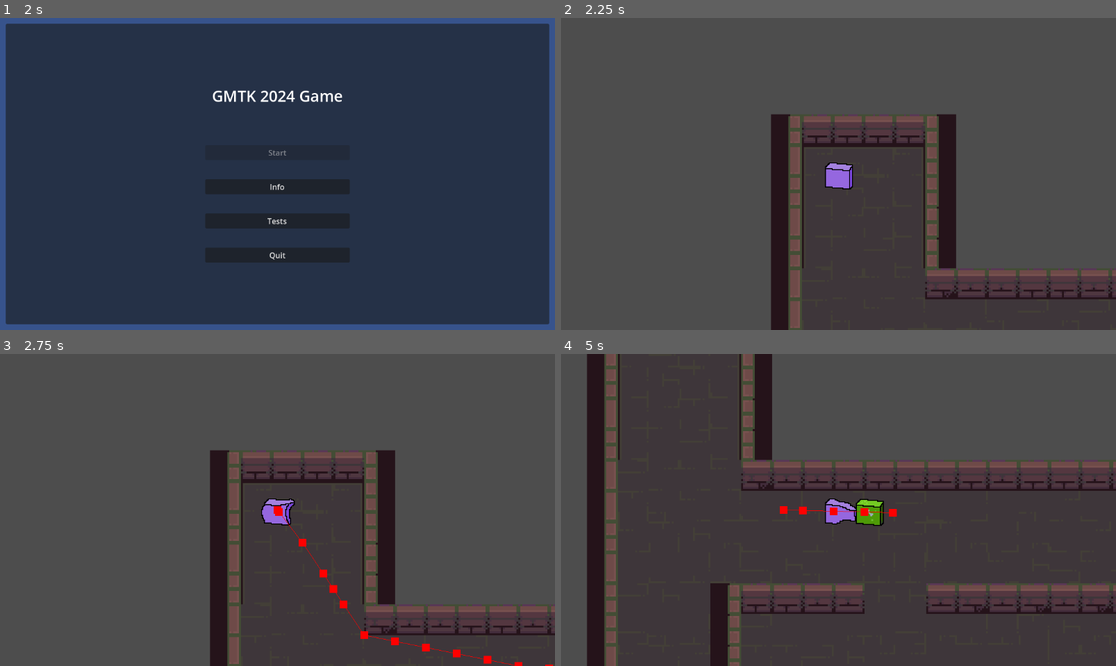
Above: before the commit, frames 1-4 (two rows, left to right).
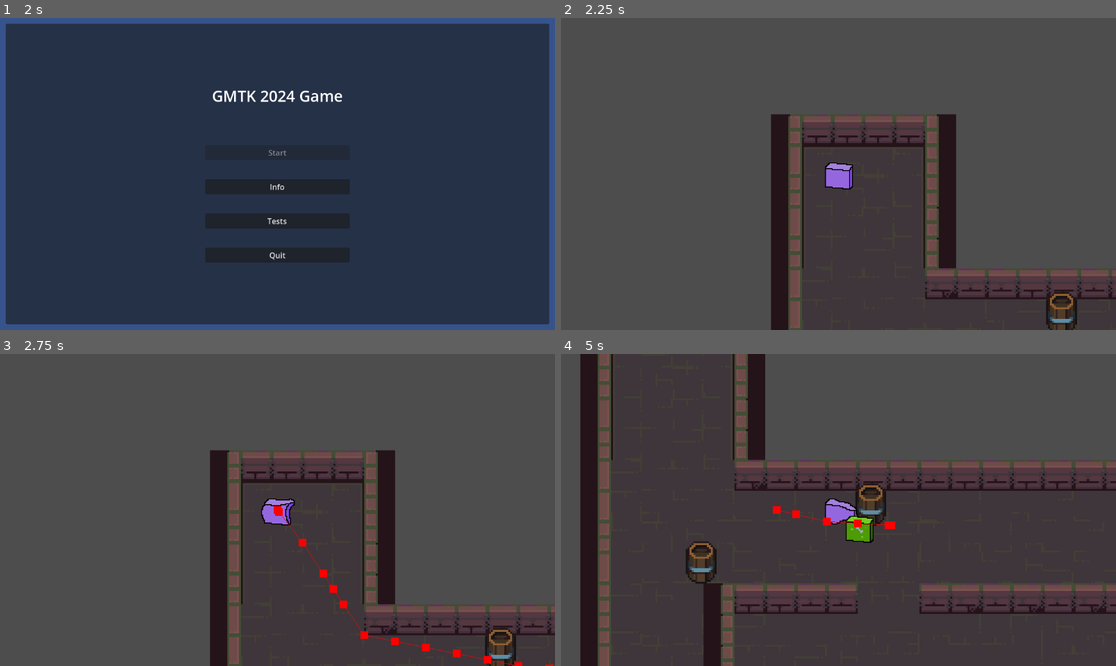
Above: after the commit, the same moments.

Repository: 2-shot/gmtk-2024
Game: Godot game, scene res://Menus/MainMenu.tscn
Two runs of this game, one before a commit and one after it. Both use one fixed random seed, a clock stepped at 60 frames per second and the inputs below.
Inputs:
- Up to frame 1 (2 s): click "Info" at 0.5 s; click "Back" at 1.25 s
- Up to frame 2 (2.25 s): click "Tests" at 2 s
- Up to frame 3 (2.75 s): no input
- Up to frame 4 (5 s): hold Right (right) 2.78-3.53 s; hold Down (down) 3.53-4.28 s; hold Right (right) from 4.28 s (still down)

Frame 1 is identical in both runs. In frame 2, 0.4% of the frame differs, in the area x 87-93%, y 87-100%; in frame 3, 0.4%; in frame 4, 10%, in the area x 3-100%, y 0-100%.

Commit message:
Add Barrel object

Diff:
--- a/Characters/hero.tscn
+++ b/Characters/hero.tscn
@@ -4,7 +4,7 @@
 [ext_resource type="Texture2D" uid="uid://2iyd6kbrak5o" path="res://Characters/Art/PurpleSlimeAnimations1.2.png" id="2_2bg40"]
 
 [sub_resource type="RectangleShape2D" id="RectangleShape2D_aeal7"]
-size = Vector2(15, 6.5)
+size = Vector2(14, 6.5)
 
 [sub_resource type="SpriteFrames" id="SpriteFrames_2f42k"]
 
@@ -160,6 +160,23 @@
 "values": [18, 19, 20, 21]
 }
 
+[sub_resource type="Animation" id="Animation_r6xl7"]
+resource_name = "walk_left"
+length = 0.5
+loop_mode = 1
+tracks/0/type = "value"
+tracks/0/imported = false
+tracks/0/enabled = true
+tracks/0/path = NodePath("Sprite2D:frame")
+tracks/0/interp = 1
+tracks/0/loop_wrap = true
+tracks/0/keys = {
+"times": PackedFloat32Array(0, 0.1, 0.2, 0.3, 0.4),
+"transitions": PackedFloat32Array(1, 1, 1, 1, 1),
+"update": 1,
+"values": [0, 1, 2, 3, 4]
+}
+
 [sub_resource type="Animation" id="Animation_3a1nc"]
 resource_name = "walk_right"
 length = 0.5
@@ -175,23 +192,6 @@
 "transitions": PackedFloat32Array(1, 1, 1, 1, 1),
 "update": 1,
 "values": [24, 25, 26, 27, 28]
-}
-
-[sub_resource type="Animation" id="Animation_r6xl7"]
-resource_name = "walk_left"
-length = 0.5
-loop_mode = 1
-tracks/0/type = "value"
-tracks/0/imported = false
-tracks/0/enabled = true
-tracks/0/path = NodePath("Sprite2D:frame")
-tracks/0/interp = 1
-tracks/0/loop_wrap = true
-tracks/0/keys = {
-"times": PackedFloat32Array(0, 0.1, 0.2, 0.3, 0.4),
-"transitions": PackedFloat32Array(1, 1, 1, 1, 1),
-"update": 1,
-"values": [0, 1, 2, 3, 4]
 }
 
 [sub_resource type="Animation" id="Animation_l74xr"]
@@ -231,7 +231,7 @@
 vframes = 7
 
 [node name="CollisionShape2D" type="CollisionShape2D" parent="."]
-position = Vector2(0.5, 4.25)
+position = Vector2(1, 4)
 shape = SubResource("RectangleShape2D_aeal7")
 
 [node name="AnimatedSprite2D" type="AnimatedSprite2D" parent="."]
--- a/Levels/TestLevel.tscn
+++ b/Levels/TestLevel.tscn
@@ -7,6 +7,7 @@
 [ext_resource type="Texture2D" uid="uid://dyg6dossu6t7u" path="res://TileSets/PixelCrawlerDungeon-Tiles.png" id="5_t3cb6"]
 [ext_resource type="PackedScene" uid="uid://csbw7e8w63gif" path="res://Characters/hero.tscn" id="6_dwe6h"]
 [ext_resource type="PackedScene" uid="uid://d2glbpj75vbl8" path="res://Characters/EnemyGreenOoze.tscn" id="7_kirou"]
+[ext_resource type="PackedScene" uid="uid://1lplon07ljj5" path="res://Objects/Barrel-Justin/Barrel-Justin.tscn" id="8_a7s5f"]
 
 [sub_resource type="NavigationPolygon" id="NavigationPolygon_tvbo5"]
 vertices = PackedVector2Array(0, 8, -8, 8, -8, -8, 0, -8)
@@ -1273,3 +1274,9 @@
 [node name="EnemyGreenOoze" parent="." node_paths=PackedStringArray("target") instance=ExtResource("7_kirou")]
 position = Vector2(238, 118)
 target = NodePath("../hero")
+
+[node name="Barrel1" parent="." instance=ExtResource("8_a7s5f")]
+position = Vector2(151, 103)
+
+[node name="Barrel2" parent="." instance=ExtResource("8_a7s5f")]
+position = Vector2(63, 133)
--- /dev/null
+++ b/Objects/Barrel-Justin/Barrel-Justin.tscn
@@ -0,0 +1,17 @@
+[gd_scene load_steps=3 format=3 uid="uid://1lplon07ljj5"]
+
+[ext_resource type="Texture2D" uid="uid://dud7xs2xe1aep" path="res://TileSets/PixelCrawlerDungeon-Props.png" id="1_2pbro"]
+
+[sub_resource type="CircleShape2D" id="CircleShape2D_18wmk"]
+radius = 9.05539
+
+[node name="StaticBody2D" type="StaticBody2D"]
+
+[node name="CollisionShape2D" type="CollisionShape2D" parent="."]
+position = Vector2(0, 3)
+shape = SubResource("CircleShape2D_18wmk")
+
+[node name="Sprite2D" type="Sprite2D" parent="."]
+texture = ExtResource("1_2pbro")
+region_enabled = true
+region_rect = Rect2(16.0541, 7.58712, 16.4882, 26.575)
Not shown: 1 places in Levels/TestLevel.tscn that only renumber resources
Renamed: Objects/Orb on Wood Pillar.png -> Objects/Art Sets/Orb on Wood Pillar.png
Not shown, changed: Objects/Art Sets/Orb on Wood Pillar.png.import
Renamed: Objects/Torch on Wood Pillar.png -> Objects/Art Sets/Torch on Wood Pillar.png
Not shown, changed: Objects/Art Sets/Torch on Wood Pillar.png.import
Renamed: Objects/Torch.png -> Objects/Art Sets/Torch.png
Not shown, changed: Objects/Art Sets/Torch.png.import
Renamed: Objects/testCat.png -> Objects/Art Sets/testCat.png
Not shown, changed: Objects/Art Sets/testCat.png.import
Renamed: Objects/testTree.png -> Objects/Art Sets/testTree.png
Not shown, changed: Objects/Art Sets/testTree.png.import
